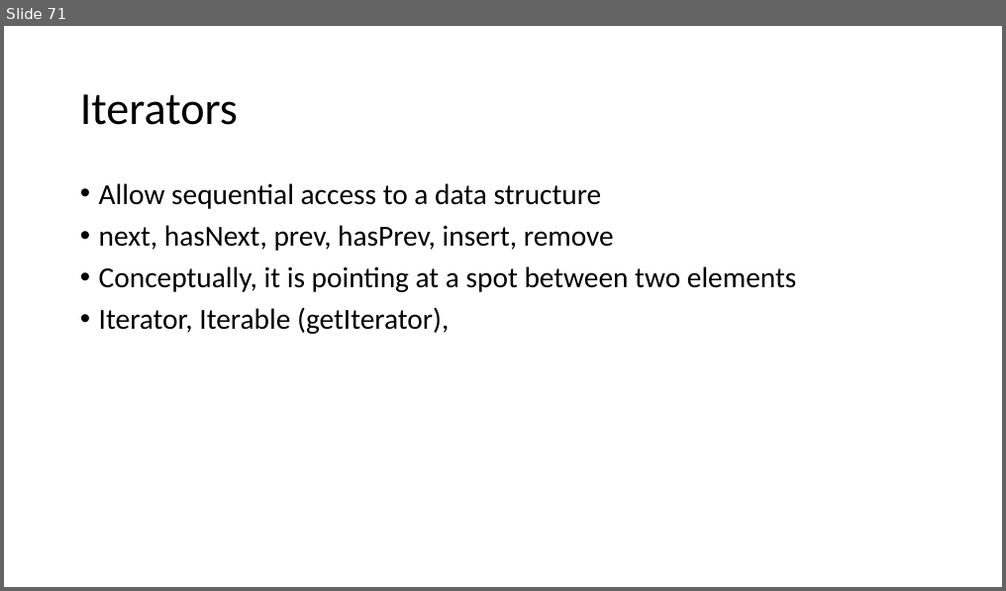
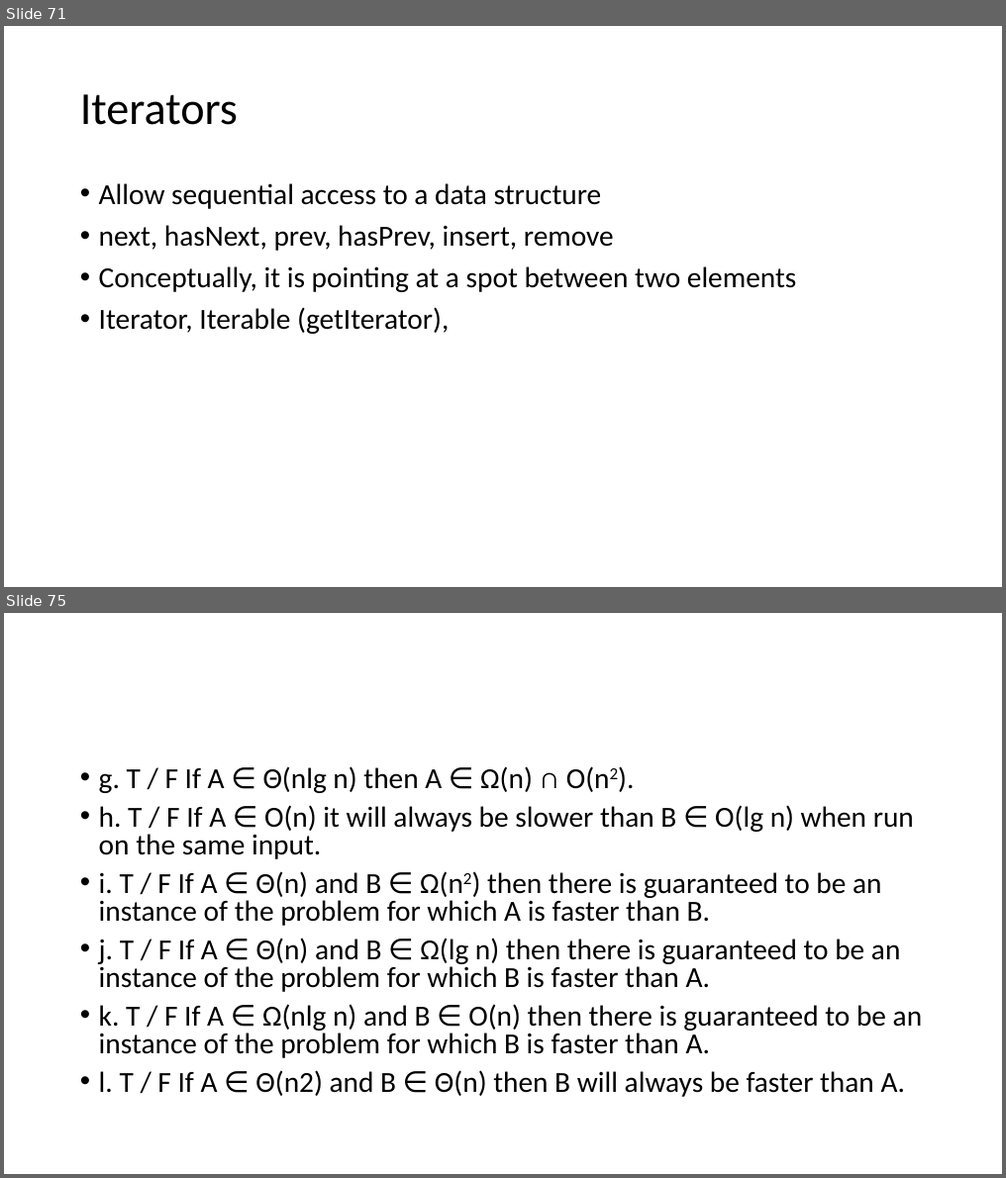
Before and after one commit to skalakm/232, a slide deck: notes.pptx. Shown one above the other, each under a label of ours: slide 71 before the commit, slides 71 and 75 after it; the slides between them are not shown. The pictures are 1006x591 and 1006x1178 pixels, drawn with LibreOffice and Linux fonts; fonts in the diff are those of the drawing. Boxes give left, top, right and bottom in pixels: in the first picture for what was removed or moved away, otherwise in the second. Text is boxed around its words. In the diff, an @@ line names an element or a change of style, - is before the commit and + after.

```diff
--- a/notes.pptx
+++ b/notes.pptx
@@ slide 75 added at <box>4,613,1002,1174</box>, background #FFFFFF @@
@@ text added at <box>99,766,923,1097</box>, 28 pt, text #000000 @@
+• g. T / F If A ∈ Θ(nlg n) then A ∈ Ω(n) ∩ Ο(n2).
+• h. T / F If A ∈ O(n) it will always be slower than B ∈ O(lg n) when run on the same input.
+• i. T / F If A ∈ Θ(n) and B ∈ Ω(n2) then there is guaranteed to be an instance of the problem for which A is faster than B.
+• j. T / F If A ∈ Θ(n) and B ∈ Ω(lg n) then there is guaranteed to be an instance of the problem for which B is faster than A.
+• k. T / F If A ∈ Ω(nlg n) and B ∈ O(n) then there is guaranteed to be an instance of the problem for which B is faster than A.
+• l. T / F If A ∈ Θ(n2) and B ∈ Θ(n) then B will always be faster than A.
```
Also in this commit, not shown: 6 other slides added.
